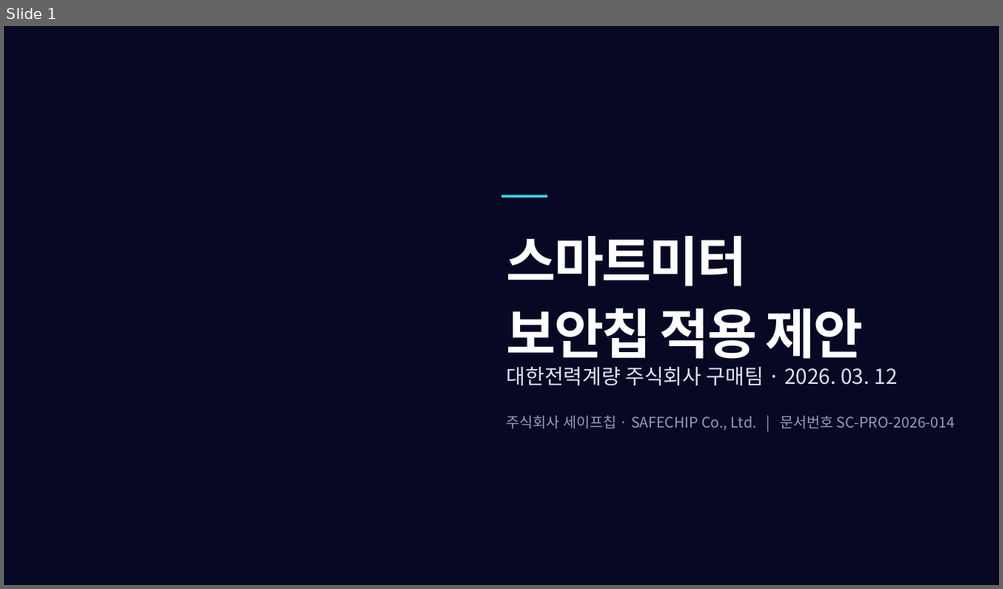
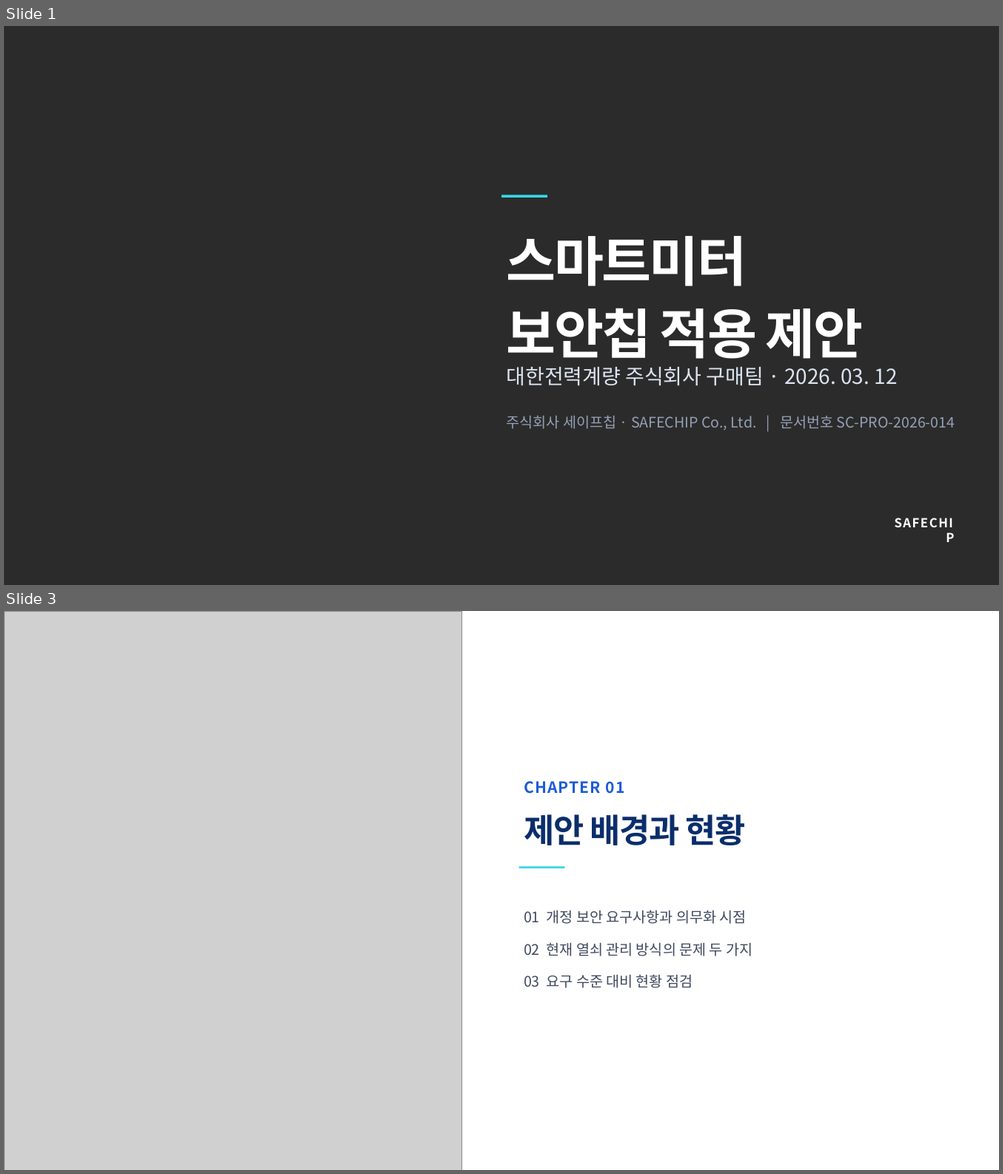
Before and after one commit to team-datapopcorn/datapopcorn-datahub, a slide deck: public-dataset/ppt/example_proposal_deck.pptx. Shown one above the other, each under a label of ours: slide 1 before the commit, slides 1 and 3 after it; the slides between them are not shown. The pictures are 1003x589 and 1003x1174 pixels, drawn with LibreOffice and Linux fonts; fonts in the diff are those of the drawing; grey boxes stand for pictures; background and template pictures are left out; a plain dark background stands for a picture behind light text. Boxes give left, top, right and bottom in pixels: in the first picture for what was removed or moved away, otherwise in the second. Text is boxed around its words. In the diff, an @@ line names an element or a change of style, - is before the commit and + after.

```diff
--- a/public-dataset/ppt/example_proposal_deck.pptx
+++ b/public-dataset/ppt/example_proposal_deck.pptx
@@ slide 3 added at bbox=[4, 611, 999, 1170], background #FFFFFF @@
@@ picture added at bbox=[4, 611, 461, 1170] @@
@@ text added at bbox=[523, 781, 625, 794], 22.5 pt, text #1E5BD6, bold @@
+CHAPTER 01
@@ text added at bbox=[523, 815, 745, 846], 48 pt, text #0B2E6B, bold @@
+제안 배경과 현황
@@ rectangle added at bbox=[519, 866, 564, 869], fill #35D6E8 @@
@@ text added at bbox=[523, 910, 752, 988], 21 pt, text #3F4A5F @@
+01 개정 보안 요구사항과 의무화 시점
+02 현재 열쇠 관리 방식의 문제 두 가지
+03 요구 수준 대비 현황 점검
@@ slide 1 changed as well @@
@@ background #FFFFFF to picture (left out) @@
@@ rectangle removed at bbox=[4, 26, 999, 585] @@
@@ text added at bbox=[884, 521, 959, 541], 18 pt, text #FFFFFF, bold @@
+SAFECHIP
```
Also in this commit, not shown: 10 other slides changed, 5 other slides added, 4 other files.
